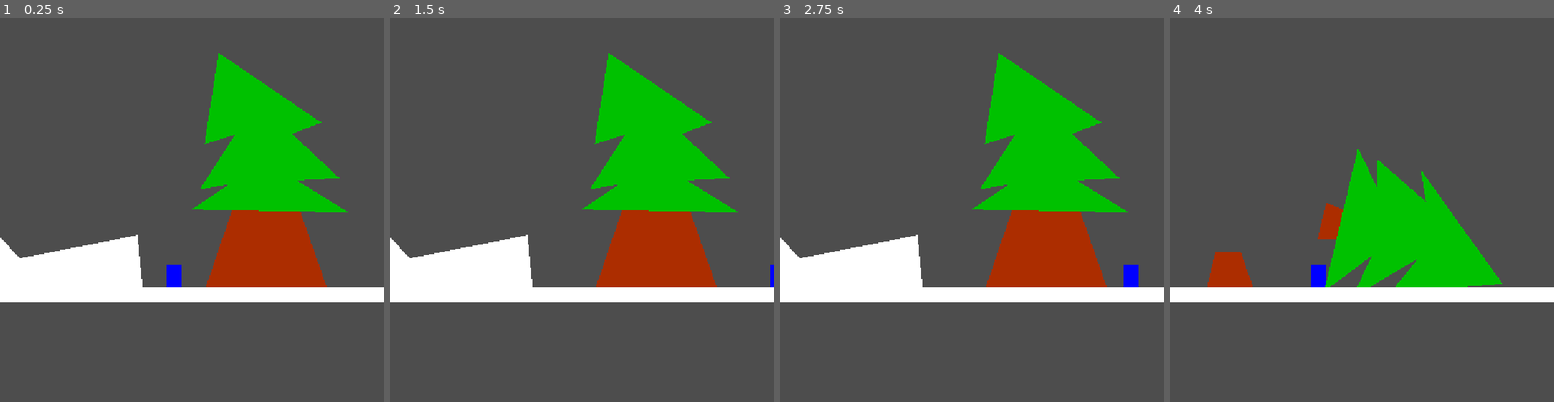
Above: before the commit, frames 1-4 (left to right).
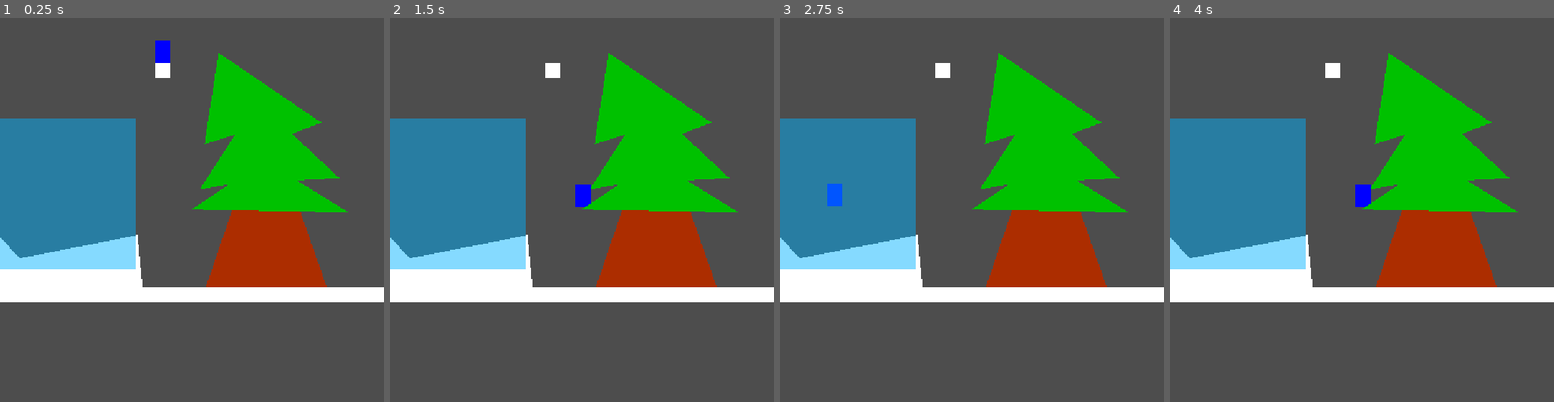
Above: after the commit, the same moments.

Repository: xorblo-doitus/OOB
Game: Godot game, scene res://src/gameplay/world/world.tscn
Two runs of this game, one before a commit and one after it. Both use one fixed random seed, a clock stepped at 60 frames per second and the inputs below.
Inputs:
- Up to frame 1 (0.25 s): no input
- Up to frame 2 (1.5 s): tap Enter at 0.5 s; hold D (right) from 0.53 s (still down); tap Space (jump) at 0.77 s
- Up to frame 3 (2.75 s): tap Space (jump) at 1.52 s; release D (right) at 2.03 s; hold Left (left) from 2.03 s (still down)
- Up to frame 4 (4 s): release Left (left) at 2.78 s; hold D (right) from 2.78 s (still down); tap Space (jump) at 3.02, 3.77 s

The runs differ from the first frame. In frame 1, 14% of the frame differs, in the area x 0-48%, y 5-71%; in frame 2, 14%; in frame 3, 14%; in frame 4, 33%, in the area x 0-91%, y 9-71%.

Commit message:
Trying to improve water physic

Diff:
--- a/src/gameplay/entities/player.gd
+++ b/src/gameplay/entities/player.gd
@@ -28,6 +28,8 @@
 	if Input.is_action_just_pressed("jump") and _not_on_floor_since_s < coyote_time_s:
 		velocity.y = jump_velocity
 
+
+	#print(velocity.y)
 	var direction := Input.get_axis("left", "right")
 	if direction:
 		velocity.x = direction * speed
--- a/src/gameplay/world/terrain/water.gd
+++ b/src/gameplay/world/terrain/water.gd
@@ -37,12 +37,19 @@
 
 
 func _get_body_force(body: PhysicsBody2D) -> Vector2:
+	var depth = max(
+		0,
+		body.position.y - 15
+		-(position.y - size.y) # Heighest position
+	)
+
 	var result: Vector2 = Vector2(0,
 		-body.gravity
-		-(
-			body.position.y
-			-(position.y - size.y) # Heighest position
-		)
-	) - body.velocity * 60 * 0.1
+		- depth ** 1.2
+	)# - body.velocity * 60 * 0.1
+
+	if depth:
+		result.y -= body.velocity.y * 60 * 0.1
+	print(result.y)
 
 	return result
--- a/src/gameplay/world/world.tscn
+++ b/src/gameplay/world/world.tscn
@@ -20,7 +20,7 @@
 
 [node name="Player" parent="." instance=ExtResource("2_enicr")]
 unique_name_in_owner = true
-position = Vector2(232, 338)
+position = Vector2(216, 39)
 
 [node name="Camera2D" type="Camera2D" parent="."]
 unique_name_in_owner = true
@@ -84,8 +84,11 @@
 [node name="Bloc" parent="." instance=ExtResource("5_sdugo")]
 position = Vector2(-177, 349)
 
+[node name="Bloc2" parent="." instance=ExtResource("5_sdugo")]
+position = Vector2(216, 70)
+
 [node name="Area2D" type="Area2D" parent="."]
-position = Vector2(-121, 384)
+position = Vector2(81, 234)
 
 [node name="CollisionShape2D" type="CollisionShape2D" parent="Area2D"]
 shape = SubResource("RectangleShape2D_pg4ov")
